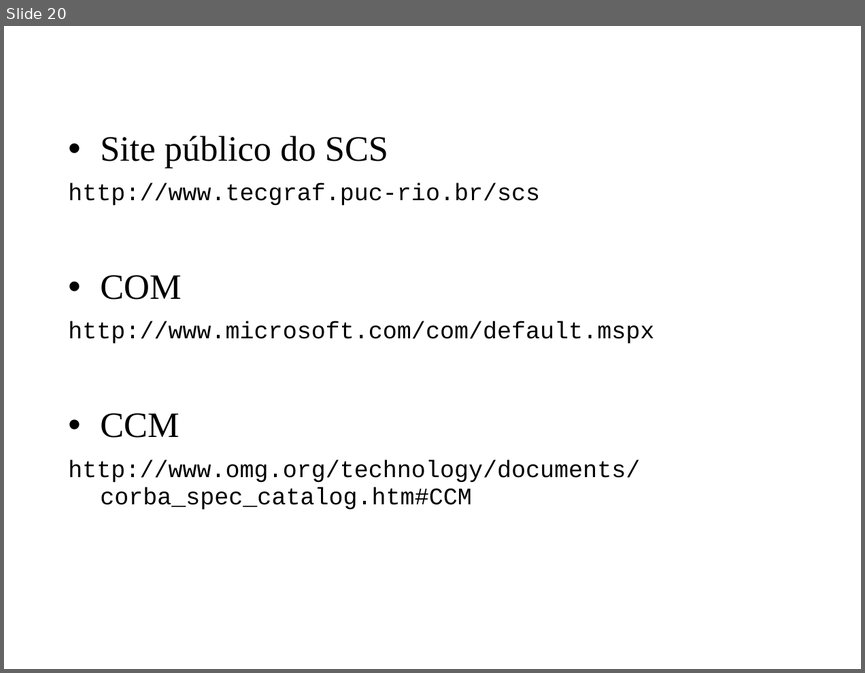
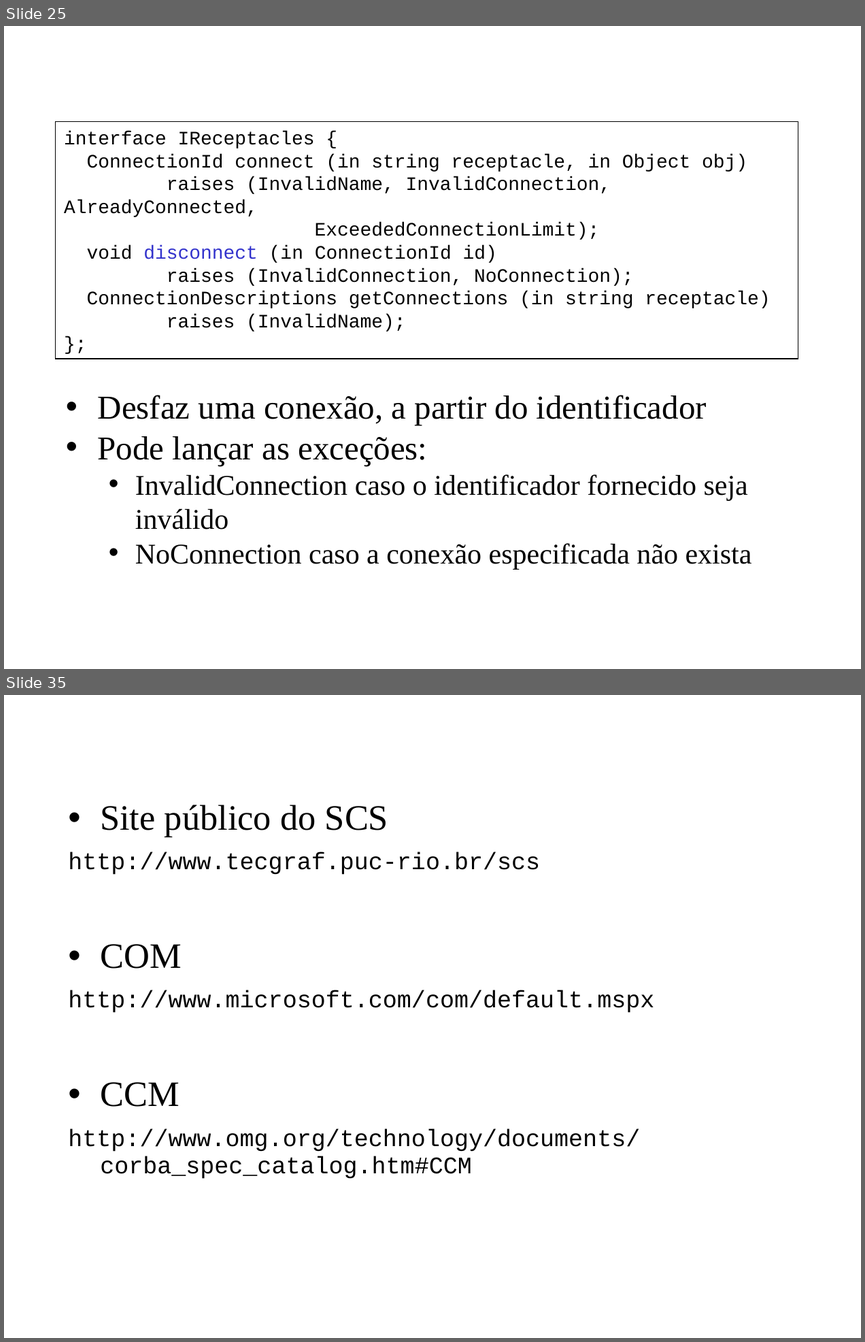
Before and after one commit to amadeubarbosa/openbus-core, a slide deck: docs/cursos/developer/7.SCS.ppt. Shown one above the other, each under a label of ours: slide 20 before the commit, slides 25 and 35 after it; the slides between them are not shown. The pictures are 865x673 and 865x1342 pixels, drawn with LibreOffice and Linux fonts; fonts in the diff are those of the drawing; background and template pictures are left out. Boxes give left, top, right and bottom in pixels: in the first picture for what was removed or moved away, otherwise in the second. Text is boxed around its words. In the diff, an @@ line names an element or a change of style, - is before the commit and + after.

```diff
--- a/docs/cursos/developer/7.SCS.ppt
+++ b/docs/cursos/developer/7.SCS.ppt
@@ slide 25 added at bbox=[4, 26, 861, 669], background #FFFFFF @@
@@ text added at bbox=[66, 26, 794, 99], 28 pt, text #FFFFFF, bold @@
+Faceta IReceptacles
@@ rectangle added at bbox=[56, 121, 798, 359], outline #000000 0.74 pt, 16 pt, text #000000 @@
+interface IReceptacles {
+ConnectionId connect (in string receptacle, in Object obj)
+raises (InvalidName, InvalidConnection, AlreadyConnected,
+ExceededConnectionLimit);
+void disconnect (in ConnectionId id)
+raises (InvalidConnection, NoConnection);
+ConnectionDescriptions getConnections (in string receptacle)
+raises (InvalidName);
+};
@@ text added at bbox=[98, 395, 752, 569], 24 pt, text #000000 @@
+• Desfaz uma conexão, a partir do identificador
+• Pode lançar as exceções:
+  • InvalidConnection caso o identificador fornecido seja inválido
+  • NoConnection caso a conexão especificada não exista
@@ what was slide 20 is now slide 35 @@
```
Also in this commit, not shown: 10 slides changed, 16 other slides added, 2 slides removed, 36 other files.
